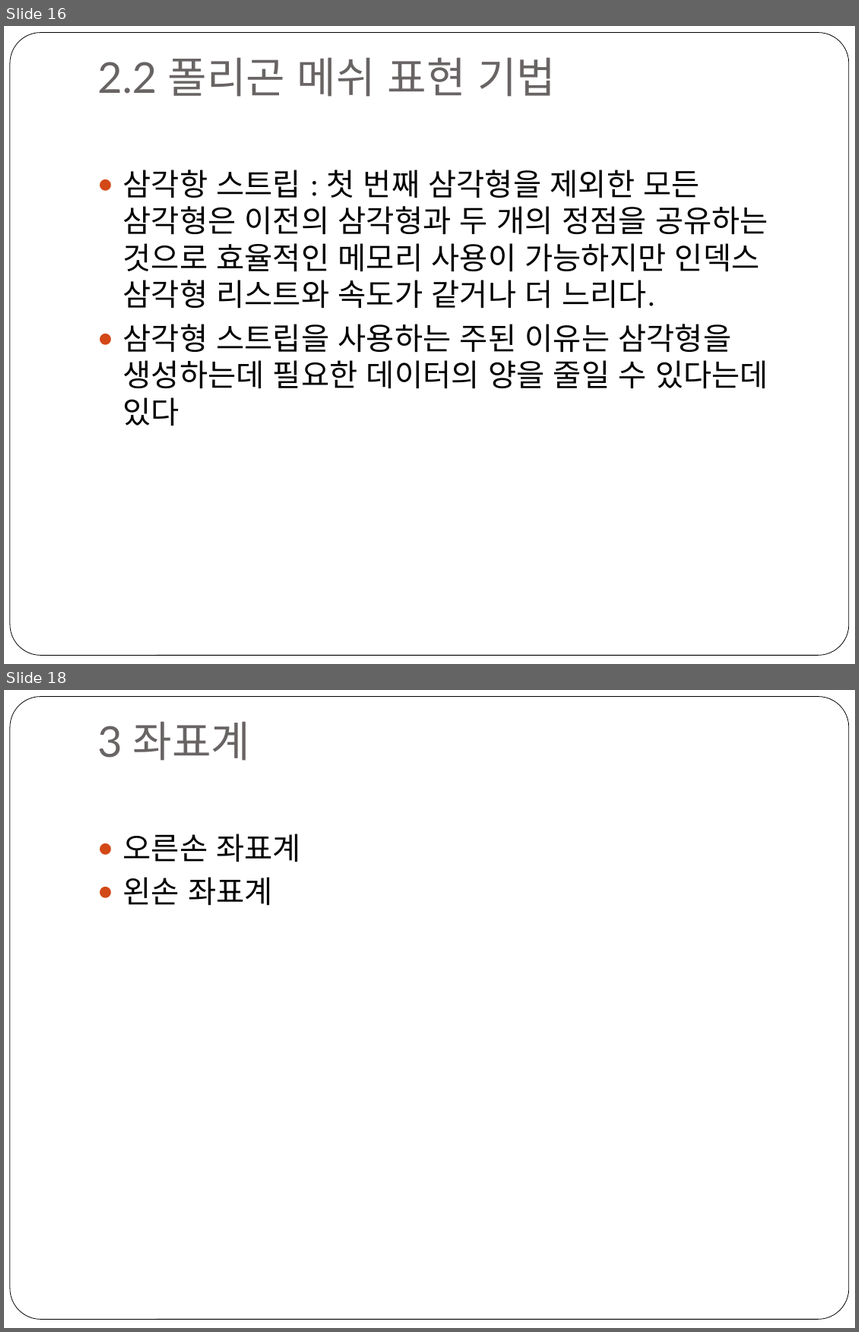
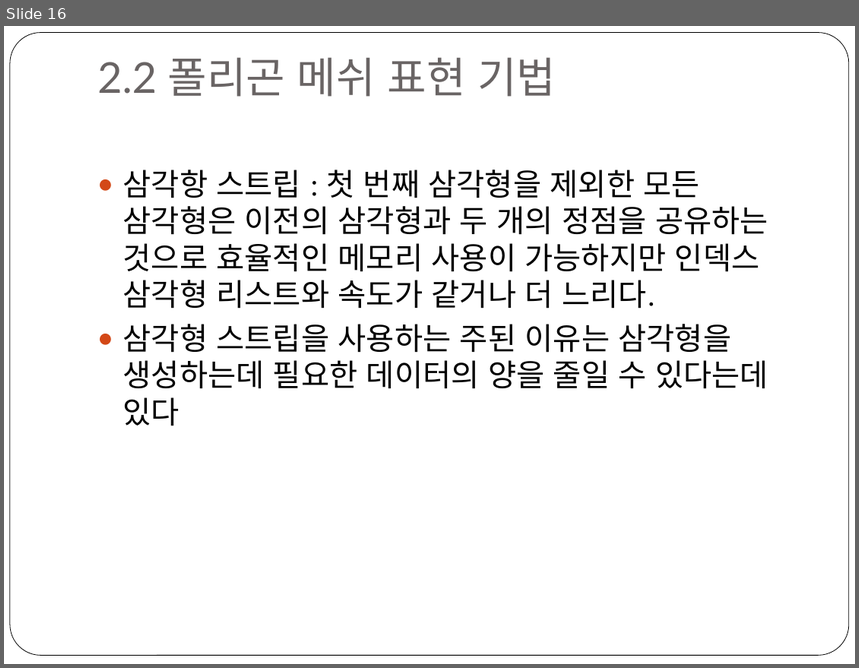
Before and after one commit to GomTangOng/SoftwareRenderer, a slide deck: 01. 폴리곤 메쉬.pptx. Shown one above the other, each under a label of ours: slides 16 and 18 before the commit, slide 16 after it; the slides between them are not shown. The pictures are 859x1332 and 859x668 pixels, drawn with LibreOffice and Linux fonts; fonts in the diff are those of the drawing. Boxes give left, top, right and bottom in pixels: in the first picture for what was removed or moved away, otherwise in the second. Text is boxed around its words. In the diff, an @@ line names an element or a change of style, - is before the commit and + after.

```diff
--- a/01. 폴리곤 메쉬.pptx
+++ b/01. 폴리곤 메쉬.pptx
@@ slide 18 removed at (x1=4, y1=690, x2=855, y2=1328), background #FFFFFF; not listed: 1 template element that a slide beside it also shows @@
@@ title removed at (x1=97, y1=721, x2=251, y2=761) @@
-3 좌표계
@@ text removed at (x1=123, y1=834, x2=302, y2=905) @@
-● 오른손 좌표계
-● 왼손 좌표계
```
Also in this commit, not shown: 2 slides changed, 1 other slide removed.
